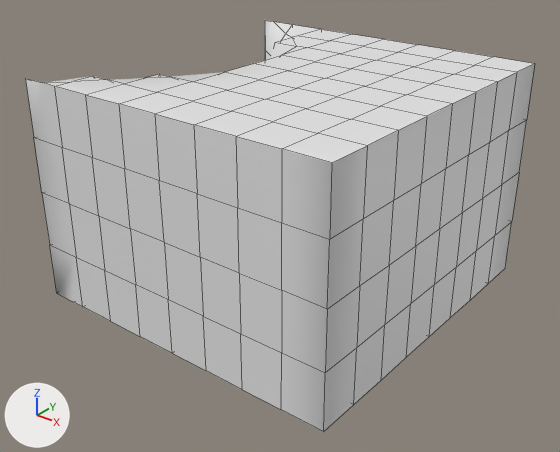
The FBX model LevelBuildingSidekick/Assets/Examples/Prototype/Meshes/ProtoExterior/Clouds/Tree_Ground_One_Nothing.fbx, before and after one commit.
One viewpoint serves both versions: a camera (50 mm lens) standing at (-8.0, 8.37, 2.65) and looking at (-11.87, 13.2, -0.35). Arrows for +X, +Y and +Z are at lower left; the lights stay in place. Mesh edges are drawn as thin lines. Where no turn or scale is listed for an object, it has been applied to the vertices.

In view in the first picture: 'Tree_Ground_One_Nothing'.
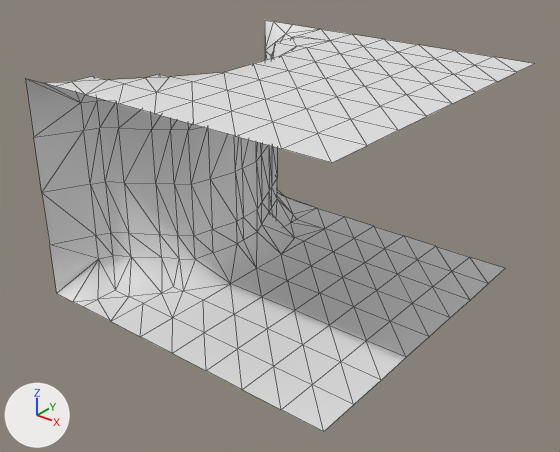
What differs and where, as boxes [x1, y1, x2, y2] in the pictures (560 x 452 px):
part 1 of me_plane_002, deleted
    before: [25, 64, 535, 432]

What the commit changed:
me_plane_002 is used by ob_tree_ground_one_nothing; location (-11.918, 13.38, 0.0).
me_plane_002 had 314 vertices, 302 faces and spanned x -1.5..1.5, y -1.5..1.5, z -1.0..1.0.
me_plane_002 now has 241 vertices, 420 faces and spans x -1.5..1.5, y -1.5..1.5, z -1.0..1.0.
me_plane_002 part 1: 73 vertices removed from x -1.12..1.5, y -1.5..1.5, z -0.95..0.95.
